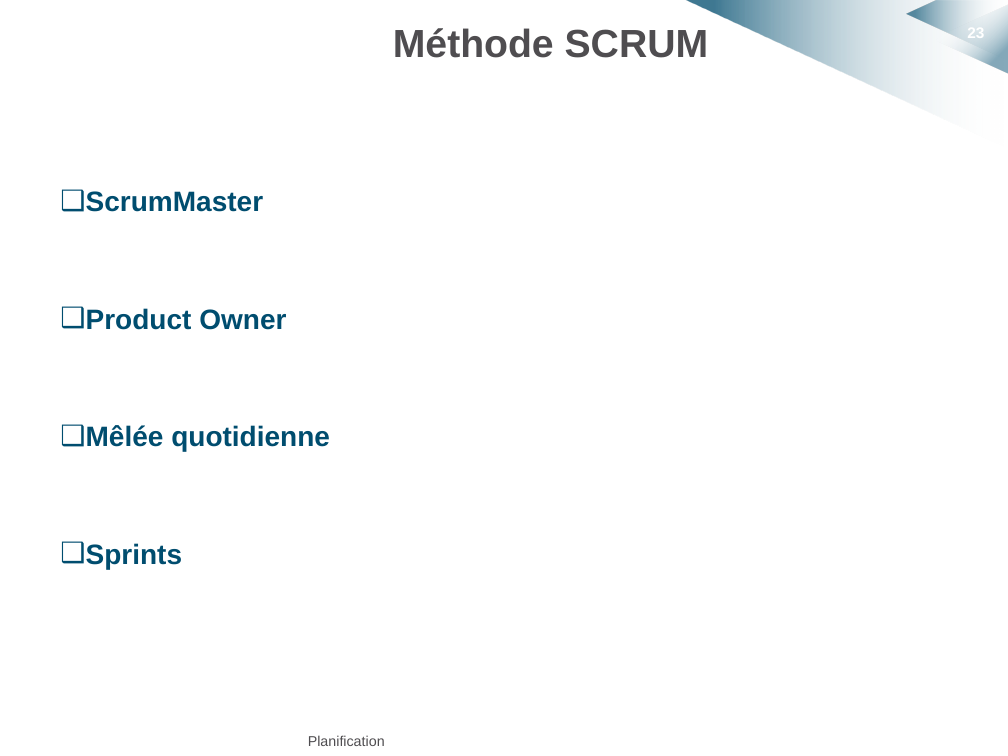
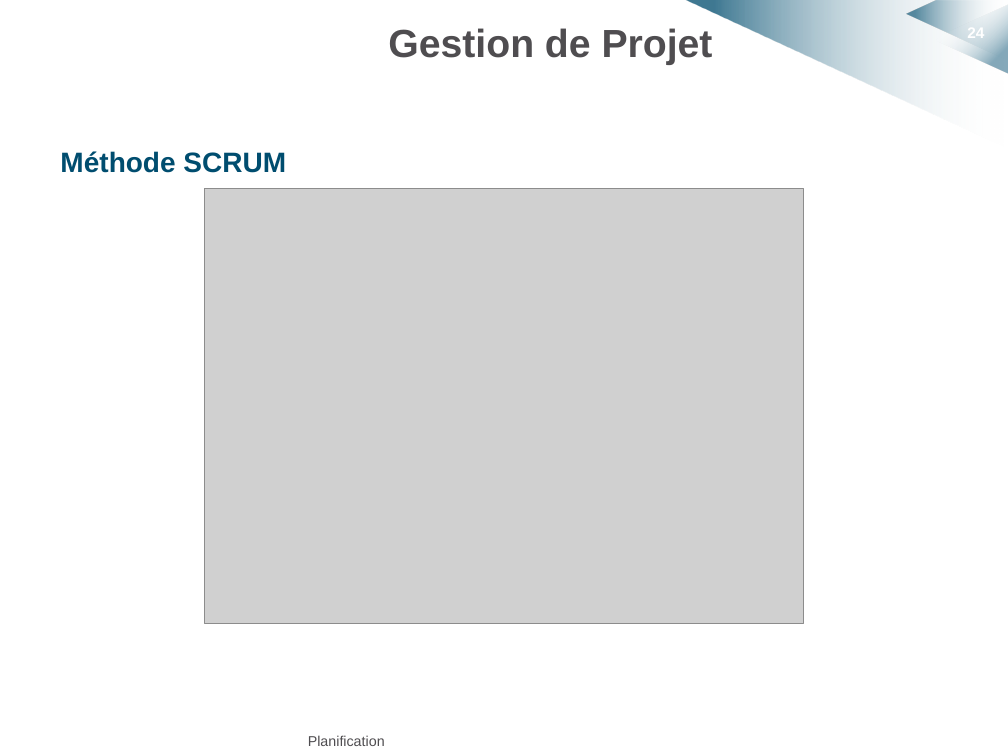
Before and after one commit to HKervadec/korrigolo, a slide deck: slide 24 of soutenances/projet_decembre/soutenance_projet_decembre.pptx (slide 23 before the commit). Drawn at 1008x756 pixels with LibreOffice and Linux fonts; fonts in the diff are those of the drawing; grey boxes stand for pictures; background and template pictures are left out. Boxes give left, top, right and bottom in pixels: in the first picture for what was removed or moved away, otherwise in the second. Text is boxed around its words. In the diff, an @@ line names an element or a change of style, - is before the commit and + after.

```diff
--- a/soutenances/projet_decembre/soutenance_projet_decembre.pptx
+++ b/soutenances/projet_decembre/soutenance_projet_decembre.pptx
@@ title at (x1=388, y1=28, x2=713, y2=65): text changed @@
-Méthode SCRUM
+Gestion de Projet
@@ page number at (x1=967, y1=24, x2=984, y2=41): text changed @@
-23
+24
@@ text at (x1=60, y1=151, x2=286, y2=173): text changed @@
-❑ ScrumMaster
-❑ Product Owner
-❑ Mêlée quotidienne
-❑ Sprints
+Méthode SCRUM
@@ picture added at (x1=205, y1=188, x2=803, y2=623) @@
```
Also in this commit, not shown: 15 other slides changed, 6 slides added, 4 slides removed, 3 other files.
